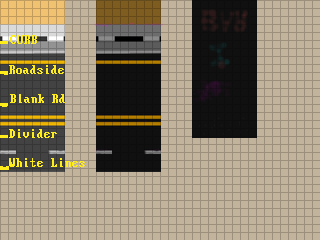
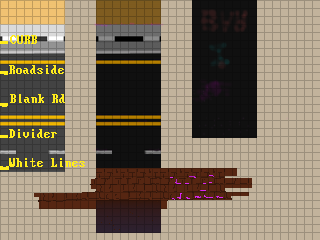
Layers edited between the first and the second 320px x 240px image:
added layer "night walls" above "night street" over [34, 168, 252, 233]
